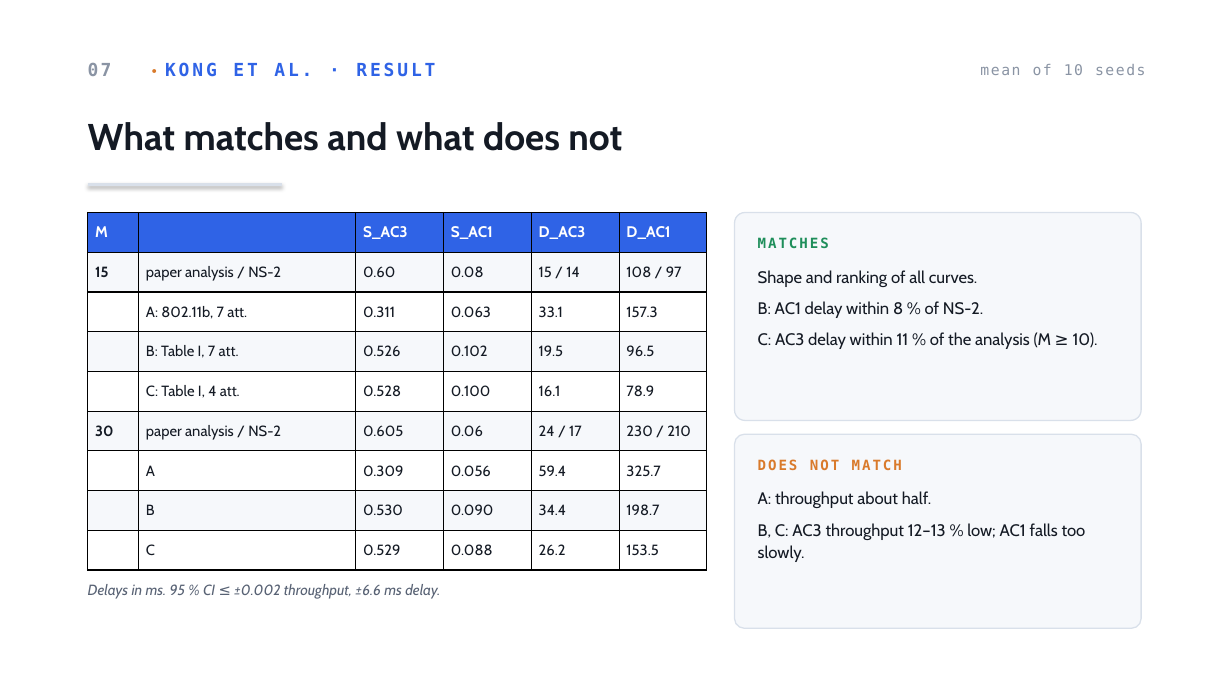
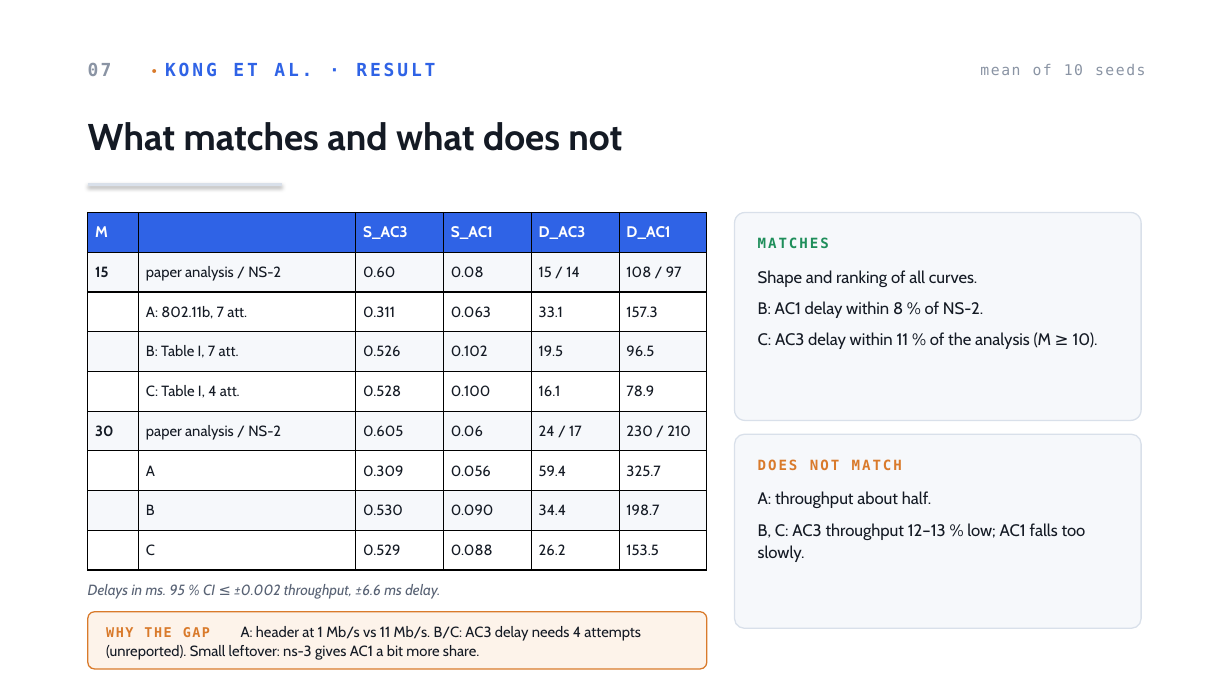
Before and after one commit to AhmadRifqi86/MWN-2026-M11402804-Rifqi, a slide deck: slide 8 of assets/ppt/a4-M11402804-AhmadRifqi.pptx. Drawn at 1232x693 pixels with LibreOffice and Linux fonts; fonts in the diff are those of the drawing. Boxes give left, top, right and bottom in pixels: in the first picture for what was removed or moved away, otherwise in the second. Text is boxed around its words. In the diff, an @@ line names an element or a change of style, - is before the commit and + after.

```diff
--- a/assets/ppt/a4-M11402804-AhmadRifqi.pptx
+++ b/assets/ppt/a4-M11402804-AhmadRifqi.pptx
@@ rounded rectangle added at (88, 612, 707, 669), fill #FDF3EA, outline #D97A2B 1 pt @@
@@ text added at (106, 626, 641, 660), 11.5 pt, text #141A24 @@
+WHY THE GAP A: header at 1 Mb/s vs 11 Mb/s. B/C: AC3 delay needs 4 attempts (unreported). Small leftover: ns-3 gives AC1 a bit more share.
```
Also in this commit, not shown: 3 other slides changed, 1 other file.
